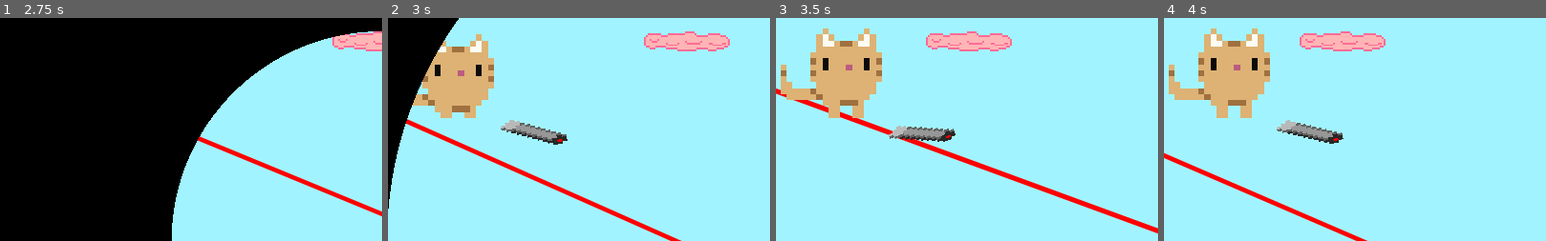
Above: before the commit, frames 1-4 (left to right).
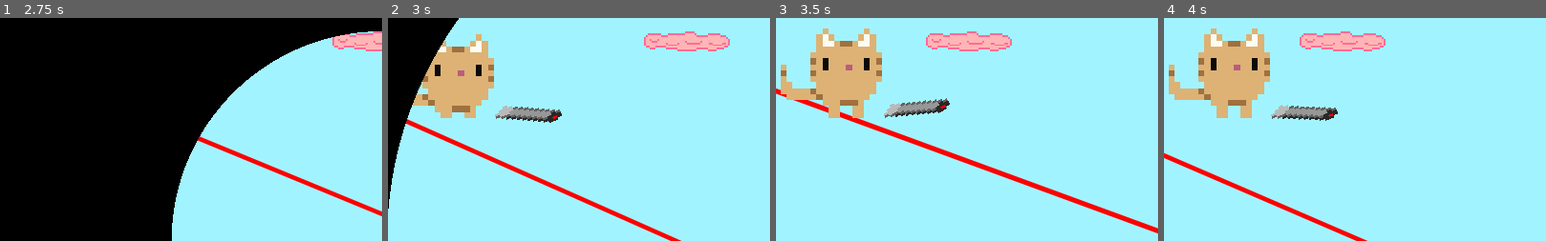
Above: after the commit, the same moments.

Repository: aarongrisez/gmtk2023
Game: Godot game, scene res://UI/Menu.tscn
The game is run twice, just before and just after one commit, with the same random seed, the same clock (stepped at 60 frames per second) and the same inputs. Sound files missing from this copy of the repository are replaced by a short silence.
Inputs (mouse positions are % of the whole screen's width and height, from its top left):
- Up to frame 1 (2.75 s): click "Play" at 0.5 s; click "Play" at 1.25 s; tap Enter at 2 s; move the mouse to (72, 45) at 2.02 s; hold Right (right) from 2.03 s (still down); tap Space (jump) at 2.27 s
- Up to frame 2 (3 s): keep holding Right (right); move the mouse to (30, 55) at 2.77 s
- Up to frame 3 (3.5 s): keep holding Right (right); tap Space (jump) at 3.02 s
- Up to frame 4 (4 s): move the mouse to (60, 28) at 3.52 s; release Right (right) at 3.53 s; hold Left (left) from 3.53 s (still down)
The pictures show only the part of the screen within x 0-50%, y 0-50%; the shares and areas given below are measured in that part.

Frame 1 is identical in both runs. In frame 2, 1.7% of the frame differs, in the area x 28-47%, y 39-57%; in frame 3, 1.7%; in frame 4, 1.7%.

Commit message:
pivot point at end of pen

Diff:
--- a/gmtk2023/Player/Cat.tscn
+++ b/gmtk2023/Player/Cat.tscn
@@ -36,9 +36,10 @@
 shape = SubResource( 5 )
 
 [node name="Pen" type="Sprite" parent="."]
-position = Vector2( 15.933, 10.5517 )
+position = Vector2( 7.96652, 7.03444 )
 scale = Vector2( 0.8125, 0.375 )
 texture = ExtResource( 2 )
+offset = Vector2( -7.00354, -6.25283 )
 script = ExtResource( 3 )
 
 [node name="LaserTargetBoundary" type="StaticBody2D" parent="."]
